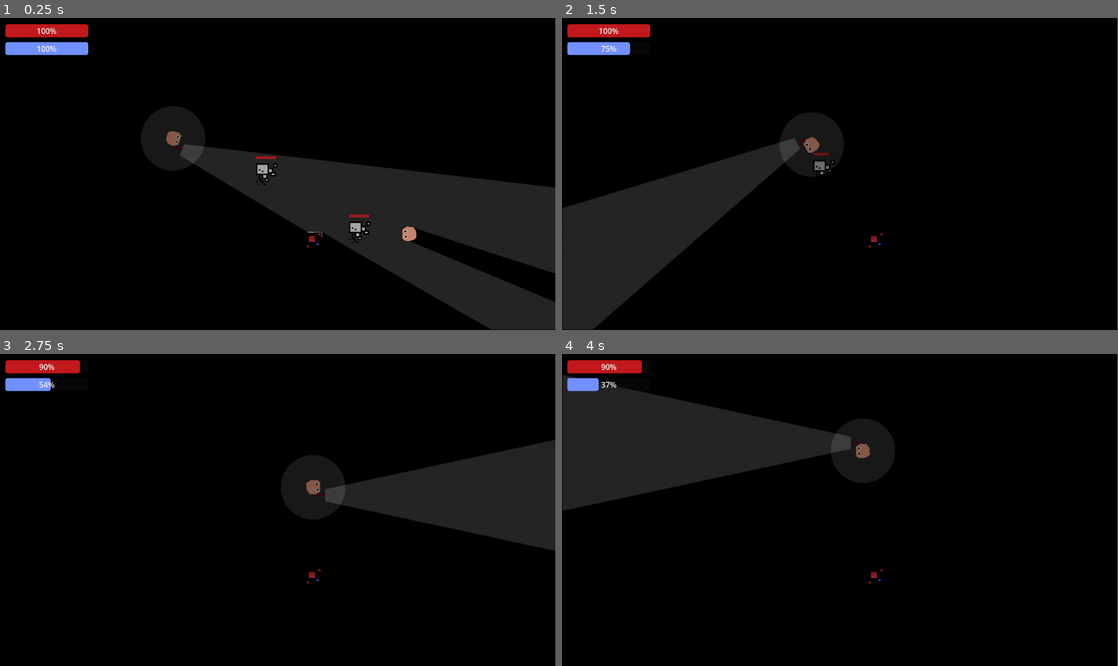
Above: before the commit, frames 1-4 (two rows, left to right).
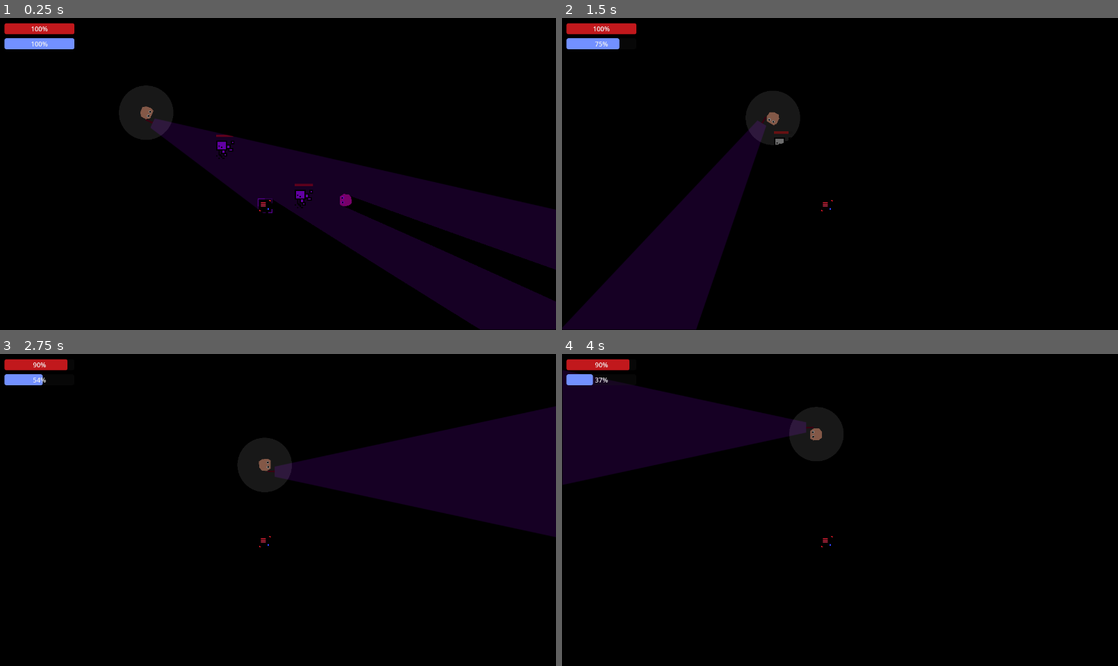
Above: after the commit, the same moments.

Repository: mncc8337/blashout
Game: Godot game, scene res://scenes/main.tscn
Same seed, same stepped clock (60 frames per second), same inputs: the game is played once before the commit and once after it.
Inputs (mouse positions are in pixels of both pictures, inside the frame that each line leads up to):
- Up to frame 1 (0.25 s): no input
- Up to frame 2 (1.5 s): move the mouse to (962, 158) at 0.52 s; hold D (right) 0.53-1.28 s; hold Shift (run) 0.53-1.28 s; move the mouse to (728, 189) at 1.27 s; hold S (down) from 1.28 s (still down); tap Shift (run) at 1.35 s
- Up to frame 3 (2.75 s): move the mouse to (333, 441) at 2.02 s; release S (down) at 2.03 s; hold D (right) from 2.03 s (still down); hold Shift (run) from 2.03 s (still down)
- Up to frame 4 (4 s): move the mouse to (812, 572) at 2.77 s; release D (right) at 2.78 s; release Shift (run) at 2.78 s; hold W (up) 2.78-3.53 s; tap Shift (run) at 2.85 s; move the mouse to (1006, 556) at 3.52 s; hold A (left) from 3.53 s (still down); hold Shift (run) from 3.53 s (still down)
The window is 799x449 before the commit and 800x449 after it. Grey fills any space a smaller window leaves; there, only what the larger window draws over its background counts as a difference.

The runs differ from the first frame. In frame 1, 21% of the frame differs, in the area x 0-100%, y 1-100%; in frame 2, 16%; in frame 3, 13%; in frame 4, 13%.

Commit message:
better attacking mechanics

Diff:
--- a/project.godot
+++ b/project.godot
@@ -14,6 +14,12 @@
 run/main_scene="res://scenes/main.tscn"
 config/features=PackedStringArray("4.1", "GL Compatibility")
 config/icon="res://icon.svg"
+
+[display]
+
+window/size/viewport_width=1366
+window/size/viewport_height=768
+window/size/resizable=false
 
 [input]
 
--- a/scenes/main.tscn
+++ b/scenes/main.tscn
@@ -48,7 +48,7 @@
 script = ExtResource("1_s6gpx")
 
 [node name="background" type="Polygon2D" parent="."]
-position = Vector2(0, -3)
+position = Vector2(151, 82)
 color = Color(0.184314, 0.184314, 0.184314, 1)
 polygon = PackedVector2Array(-169, -181, 1244, -183, 1229, 759, -168, 759)
 
@@ -56,7 +56,7 @@
 color = Color(0, 0, 0, 1)
 
 [node name="player" parent="." instance=ExtResource("1_ir80p")]
-position = Vector2(359, 250)
+position = Vector2(359, 233)
 
 [node name="dummy" type="StaticBody2D" parent="."]
 position = Vector2(850, 448)
@@ -97,23 +97,23 @@
 scale = Vector2(1.00136, 0.998738)
 
 [node name="wall" parent="walls" instance=ExtResource("2_222mk")]
-position = Vector2(0, 324)
-scale = Vector2(1, 648)
+position = Vector2(0, 384)
+scale = Vector2(1, 768)
+
+[node name="wall2" parent="walls" instance=ExtResource("2_222mk")]
+position = Vector2(1366, 384)
+scale = Vector2(1, 768)
 
 [node name="wall3" parent="walls" instance=ExtResource("2_222mk")]
-position = Vector2(576, 0)
-scale = Vector2(1152, 1e-05)
+position = Vector2(683, 0)
+scale = Vector2(1366, 1e-05)
 
 [node name="wall4" parent="walls" instance=ExtResource("2_222mk")]
-position = Vector2(576, 648)
-scale = Vector2(1152, 1e-05)
-
-[node name="wall2" parent="walls" instance=ExtResource("2_222mk")]
-position = Vector2(1153, 324)
-scale = Vector2(1, 648)
+position = Vector2(683, 768)
+scale = Vector2(1366, 1e-05)
 
 [node name="Camera2D" type="Camera2D" parent="."]
-offset = Vector2(576, 324)
+offset = Vector2(683, 384)
 
 [node name="UI" type="CanvasLayer" parent="." node_paths=PackedStringArray("player")]
 script = ExtResource("3_cbocj")
@@ -163,7 +163,7 @@
 
 [node name="Label" type="Label" parent="death_UI"]
 offset_top = 100.0
-offset_right = 1152.0
+offset_right = 1366.0
 offset_bottom = 191.0
 text = "u died lmao"
 label_settings = SubResource("LabelSettings_ksbp5")
--- a/scenes/player.tscn
+++ b/scenes/player.tscn
@@ -51,17 +51,6 @@
 position = Vector2(7.38, -0.6)
 occluder = SubResource("OccluderPolygon2D_g4b7h")
 
-[node name="flashlight" type="PointLight2D" parent="."]
-position = Vector2(-25, -16)
-rotation = 3.14159
-scale = Vector2(0.47, 0.63)
-energy = 1.5
-range_z_max = 3000
-shadow_enabled = true
-texture = ExtResource("2_yr8mj")
-offset = Vector2(1500, 0)
-height = 1000.0
-
 [node name="vision" type="PointLight2D" parent="."]
 scale = Vector2(0.08, 0.08)
 texture = ExtResource("3_gigwj")
@@ -74,7 +63,65 @@
 scale = Vector2(0.47, 0.63)
 texture = ExtResource("2_yr8mj")
 
-[node name="lightarea" type="Area2D" parent="."]
+[node name="flashlight" type="PointLight2D" parent="."]
+position = Vector2(-25, -16)
+rotation = 3.14159
+scale = Vector2(0.47, 0.63)
+color = Color(0.603922, 0, 1, 1)
+energy = 1.5
+range_z_max = 3000
+shadow_enabled = true
+texture = ExtResource("2_yr8mj")
+offset = Vector2(1500, 0)
+height = 1000.0
 
-[node name="light_collision_lol" type="CollisionPolygon2D" parent="lightarea"]
-polygon = PackedVector2Array(-1435, -331, -1435, 299, -1429, 299, -25, -14, -25, -18, -1423, -331)
+[node name="ray0" type="RayCast2D" parent="flashlight"]
+target_position = Vector2(3000, 0)
+
+[node name="ray9" type="RayCast2D" parent="flashlight"]
+target_position = Vector2(3000, 62.5)
+
+[node name="ray11" type="RayCast2D" parent="flashlight"]
+target_position = Vector2(3000, 187.5)
+
+[node name="ray12" type="RayCast2D" parent="flashlight"]
+target_position = Vector2(3000, 312.5)
+
+[node name="ray13" type="RayCast2D" parent="flashlight"]
+target_position = Vector2(3000, 437.5)
+
+[node name="ray10" type="RayCast2D" parent="flashlight"]
+target_position = Vector2(3000, -62.5)
+
+[node name="ray14" type="RayCast2D" parent="flashlight"]
+target_position = Vector2(3000, -187.5)
+
+[node name="ray15" type="RayCast2D" parent="flashlight"]
+target_position = Vector2(3000, -312.5)
+
+[node name="ray16" type="RayCast2D" parent="flashlight"]
+target_position = Vector2(3000, -437.5)
+
+[node name="ray1" type="RayCast2D" parent="flashlight"]
+target_position = Vector2(3000, 500)
+
+[node name="ray2" type="RayCast2D" parent="flashlight"]
+target_position = Vector2(3000, -500)
+
+[node name="ray3" type="RayCast2D" parent="flashlight"]
+target_position = Vector2(3000, 250)
+
+[node name="ray4" type="RayCast2D" parent="flashlight"]
+target_position = Vector2(3000, -250)
+
+[node name="ray5" type="RayCast2D" parent="flashlight"]
+target_position = Vector2(3000, 125)
+
+[node name="ray6" type="RayCast2D" parent="flashlight"]
+target_position = Vector2(3000, -125)
+
+[node name="ray7" type="RayCast2D" parent="flashlight"]
+target_position = Vector2(3000, -375)
+
+[node name="ray8" type="RayCast2D" parent="flashlight"]
+target_position = Vector2(3000, 375)
--- a/scripts/player.gd
+++ b/scripts/player.gd
@@ -11,7 +11,8 @@
 var current_dir = Vector2(1, 0)
 var is_running = false
 
-var attack_dmg = 0.5
+@export var max_attack_dmg:float = 1
+var attack_dmg
 var health = 100
 var stamina = 100
 var is_exhausted = false
@@ -19,6 +20,8 @@
 func _ready():
 	viewport = get_viewport()
 	camera = viewport.get_camera_2d()
+
+	attack_dmg = max_attack_dmg / $flashlight.get_child_count()
 
 	someone_attack_me_help.connect(on_being_attacked)
 
@@ -63,16 +66,18 @@
 			stamina = 0
 
 	if dir == Vector2.ZERO or !is_running:
-		look_at(viewport.get_mouse_position() + camera.position)
+		look_at(viewport.get_mouse_position())
 	else:
 		current_dir = current_dir.lerp(dir, 0.5)
 		look_at(current_dir + position)
 	rotation += PI
 
 	# after rotate, check if can attack
-	for body in $lightarea.get_overlapping_bodies():
-		if body.is_in_group("foe"):
-			body.being_attacked.emit(attack_dmg)
+	for ray in $flashlight.get_children():
+		var obj = ray.get_collider()
+		if obj != null:
+			if obj.is_in_group("foe"):
+				obj.being_attacked.emit(attack_dmg)
 
 	velocity *= 1 - FRICTION
 
